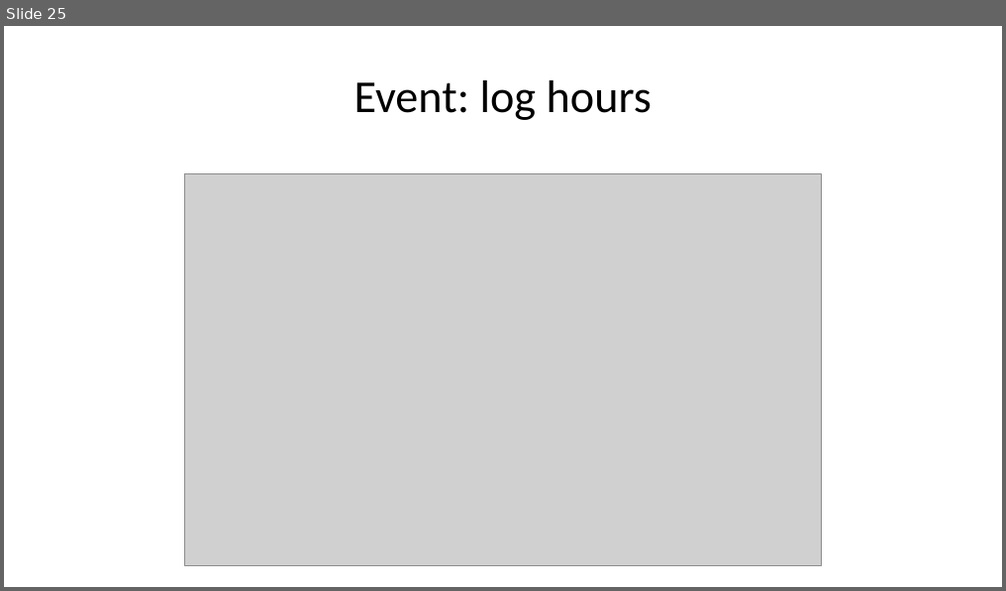
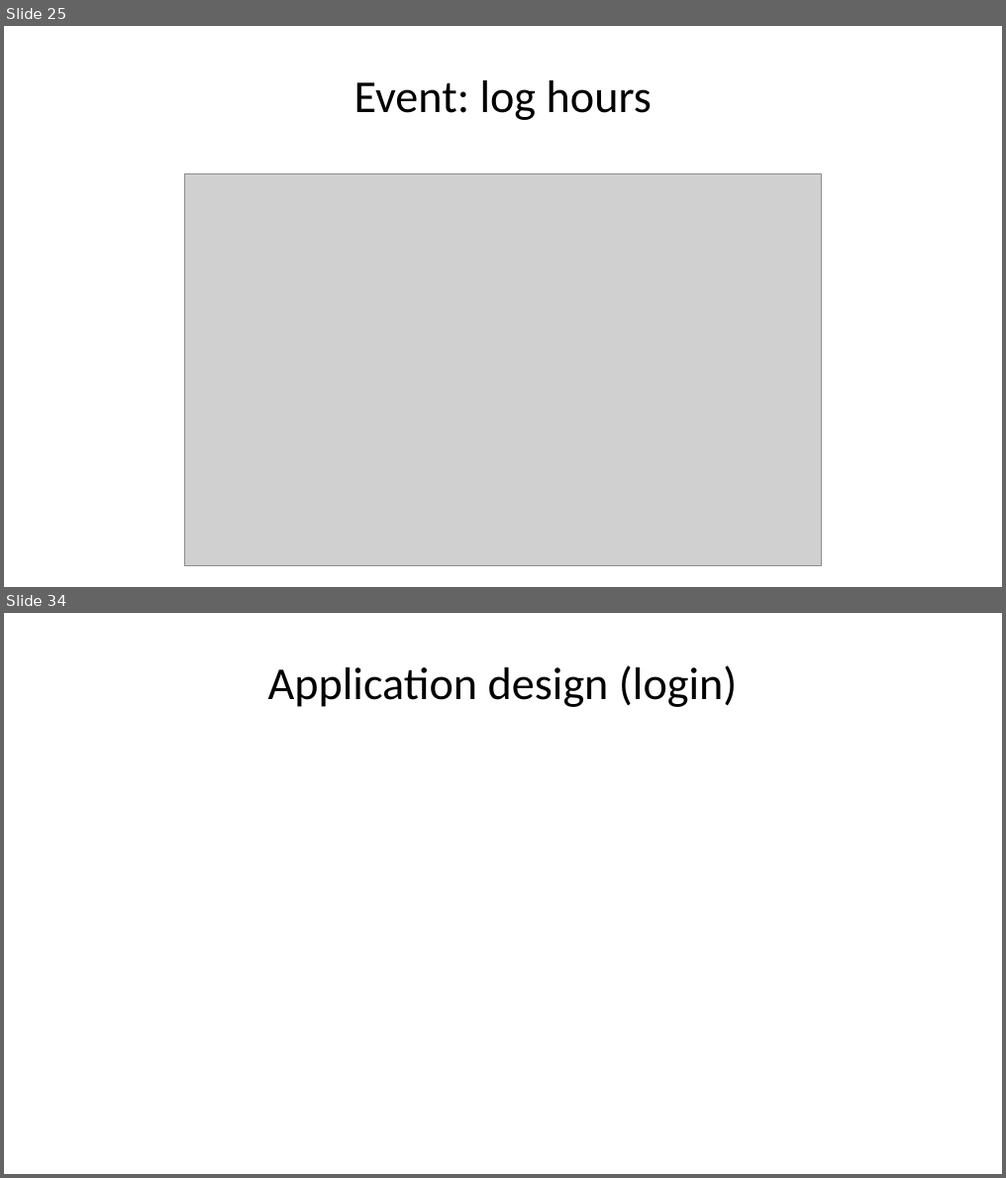
Before and after one commit to gilbertobrambilla/tiw-2026-html, a slide deck: docs/TIW_documentazione.pptx. Shown one above the other, each under a label of ours: slide 25 before the commit, slides 25 and 34 after it; the slides between them are not shown. The pictures are 1006x591 and 1006x1178 pixels, drawn with LibreOffice and Linux fonts; fonts in the diff are those of the drawing; grey boxes stand for pictures. Boxes give left, top, right and bottom in pixels: in the first picture for what was removed or moved away, otherwise in the second. Text is boxed around its words. In the diff, an @@ line names an element or a change of style, - is before the commit and + after.

```diff
--- a/docs/TIW_documentazione.pptx
+++ b/docs/TIW_documentazione.pptx
@@ slide 34 added at (4,613,1002,1174), background #FFFFFF @@
@@ text added at (268,665,737,707), 44 pt, text #000000 @@
+Application design (login)
```
Also in this commit, not shown: 3 slides changed, 8 other slides added.
